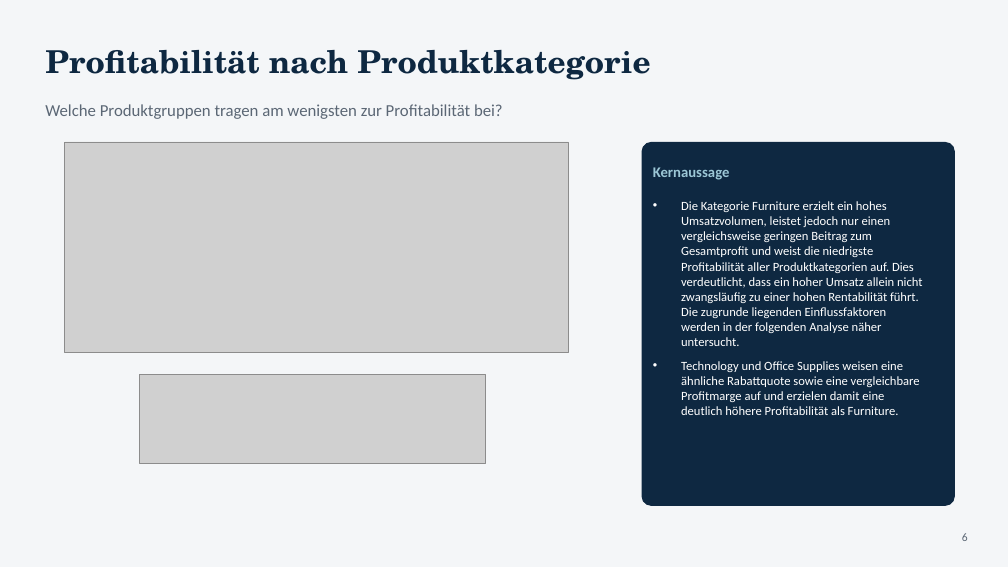
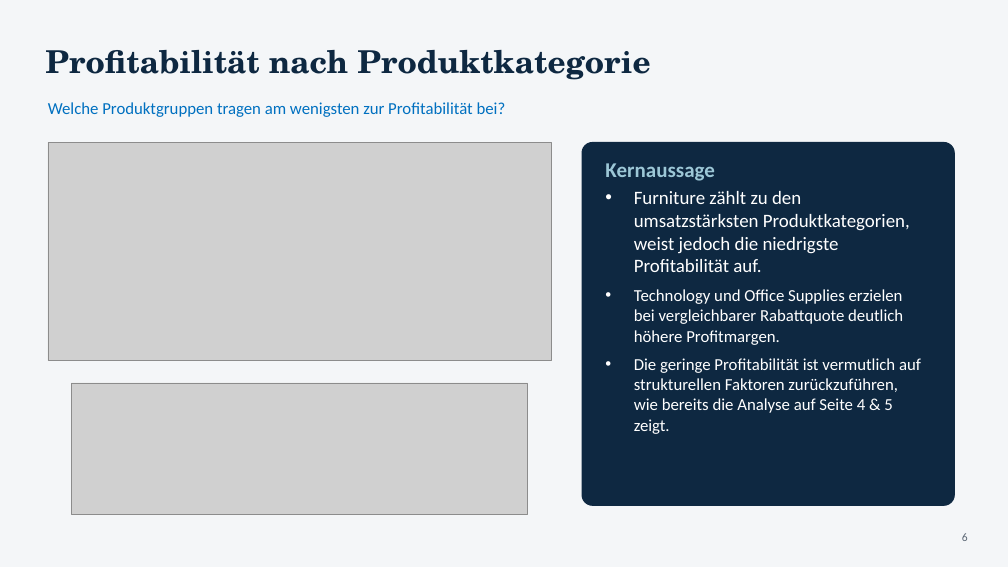
Before and after one commit to Carolyn74/Portfolioprojekt, a slide deck: slide 8 of Power Point/Abschlusspräsentation.pptx (slide 6 before the commit). Drawn at 1008x567 pixels with LibreOffice and Linux fonts; fonts in the diff are those of the drawing; grey boxes stand for pictures. Boxes give left, top, right and bottom in pixels: in the first picture for what was removed or moved away, otherwise in the second. Text is boxed around its words. In the diff, an @@ line names an element or a change of style, - is before the commit and + after.

```diff
--- a/Power Point/Abschlusspräsentation.pptx
+++ b/Power Point/Abschlusspräsentation.pptx
@@ text "Welche Produktgruppen tragen am wenigsten ..." at bbox=[48, 102, 506, 117]: text colour #5B6775 to #0070C0 @@
@@ picture: place and size @@
-picture at bbox=[65, 142, 569, 352]
+picture at bbox=[48, 142, 551, 361]
@@ rounded rectangle: place and size @@
-rounded rectangle at bbox=[642, 142, 954, 505]
+rounded rectangle at bbox=[582, 142, 954, 505]
@@ text "Kernaussage": place and size @@
-text "Kernaussage" at bbox=[653, 167, 730, 180]
+text "Kernaussage" at bbox=[605, 163, 715, 181]
@@ text "Kernaussage" at bbox=[605, 163, 715, 181]: size 14 to 20 pt @@
@@ text at bbox=[634, 191, 921, 434]: text changed; size 12 to 16 pt @@
-• Die Kategorie Furniture erzielt ein hohes Umsatzvolumen, leistet jedoch nur einen vergleichsweise geringen Beitrag zum Gesamtprofit und weist die niedrigste Profitabilität aller Produktkategorien auf. Dies verdeutlicht, dass ein hoher Umsatz allein nicht zwangsläufig zu einer hohen Rentabilität führt. Die zugrunde liegenden Einflussfaktoren werden in der folgenden Analyse näher untersucht.
-• Technology und Office Supplies weisen eine ähnliche Rabattquote sowie eine vergleichbare Profitmarge auf und erzielen damit eine deutlich höhere Profitabilität als Furniture.
+• Furniture zählt zu den umsatzstärksten Produktkategorien, weist jedoch die niedrigste Profitabilität auf.
+• Technology und Office Supplies erzielen bei vergleichbarer Rabattquote deutlich höhere Profitmargen.
+• Die geringe Profitabilität ist vermutlich auf strukturellen Faktoren zurückzuführen, wie bereits die Analyse auf Seite 4 & 5 zeigt.
@@ picture: place and size @@
-picture at bbox=[140, 374, 486, 464]
+picture at bbox=[71, 383, 528, 514]
```
Also in this commit, not shown: 10 other slides changed, 2 slides added, 28 other files.
